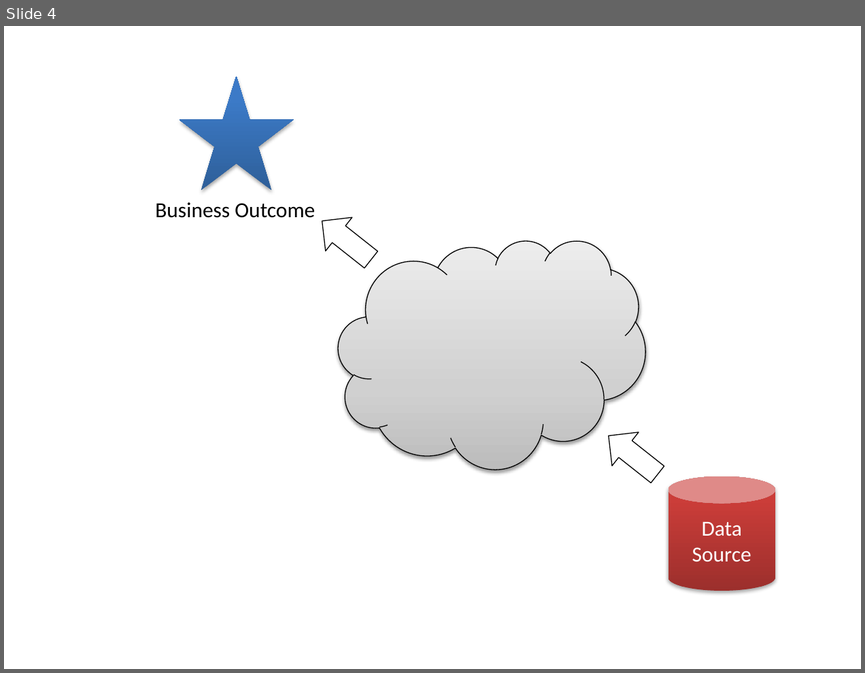
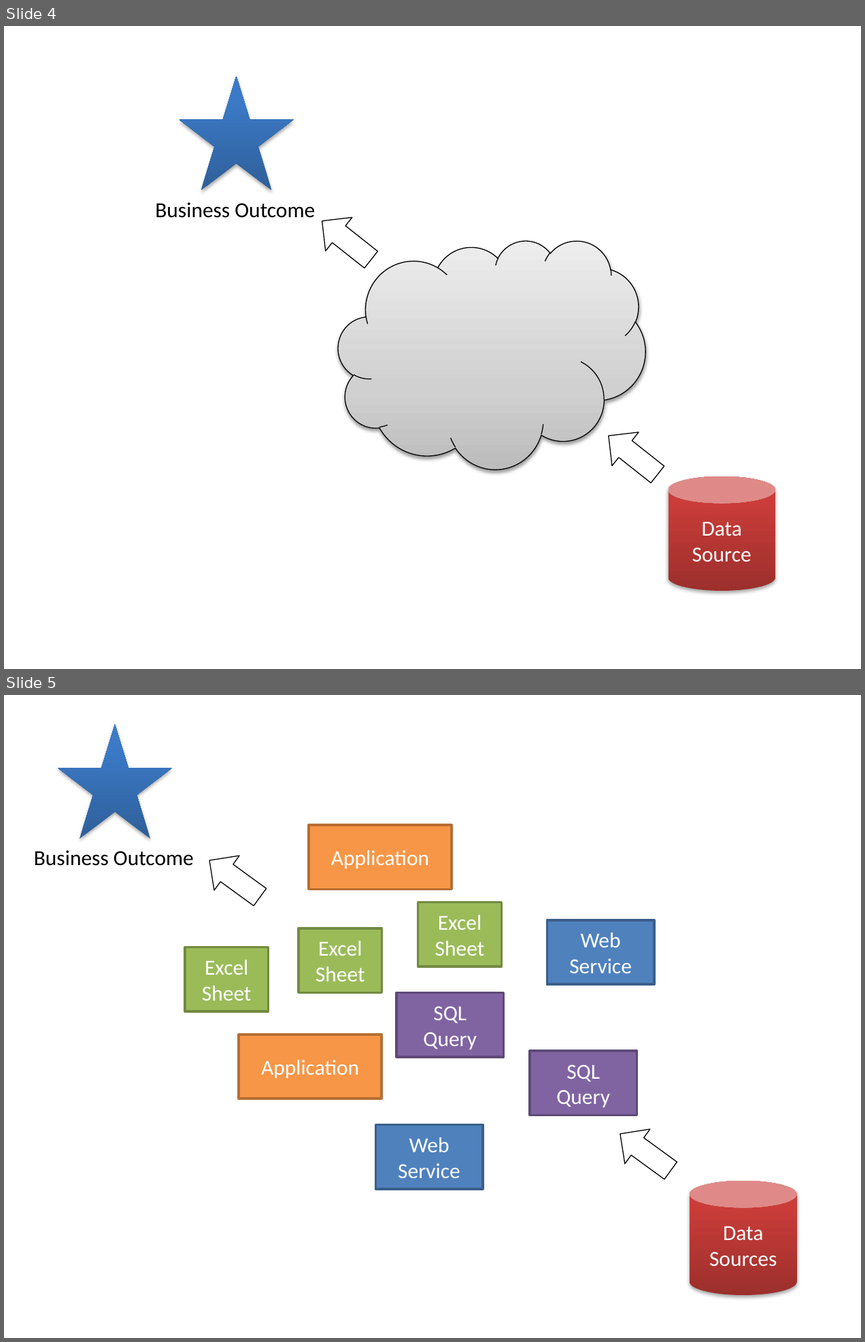
Before and after one commit to linus123/linus123.github.io, a slide deck: src/ServiceOrientedArchitecture/SOA.pptx. Shown one above the other, each under a label of ours: slide 4 before the commit, slides 4 and 5 after it. The pictures are 865x673 and 865x1342 pixels, drawn with LibreOffice and Linux fonts; fonts in the diff are those of the drawing. Boxes give left, top, right and bottom in pixels: in the first picture for what was removed or moved away, otherwise in the second. Text is boxed around its words. In the diff, an @@ line names an element or a change of style, - is before the commit and + after.

Commit message:
Added data distribution

```diff
--- a/src/ServiceOrientedArchitecture/SOA.pptx
+++ b/src/ServiceOrientedArchitecture/SOA.pptx
@@ slide 5 added at box(4, 695, 861, 1338), background #FFFFFF @@
@@ star added at box(58, 724, 172, 838), fill gradient #2F5F99 to #3D7CC7 to #3A7CCB @@
@@ rectangle added at box(309, 824, 452, 889), fill #F79646, outline #B76F34 2 pt, 18 pt, text #FFFFFF @@
+Application
@@ text added at box(34, 850, 194, 866), 18 pt, text #000000 @@
+Business Outcome
@@ down arrow added at box(196, 843, 273, 915), outline #000000 0.75 pt @@
@@ rectangle added at box(418, 902, 501, 966), fill #9BBB59, outline #738A42 2 pt, 18 pt, text #FFFFFF @@
+Excel Sheet
@@ rectangle added at box(298, 928, 382, 992), fill #9BBB59, outline #738A42 2 pt, 18 pt, text #FFFFFF @@
+Excel Sheet
@@ rectangle added at box(547, 920, 654, 985), fill #4F81BD, outline #3A5F8C 2 pt, 18 pt, text #FFFFFF @@
+Web Service
@@ rectangle added at box(185, 947, 268, 1011), fill #9BBB59, outline #738A42 2 pt, 18 pt, text #FFFFFF @@
+Excel Sheet
@@ rectangle added at box(396, 992, 504, 1057), fill #8064A2, outline #5F4A78 2 pt, 18 pt, text #FFFFFF @@
+SQL Query
@@ rectangle added at box(239, 1034, 382, 1098), fill #F79646, outline #B76F34 2 pt, 18 pt, text #FFFFFF @@
+Application
@@ rectangle added at box(529, 1051, 636, 1115), fill #8064A2, outline #5F4A78 2 pt, 18 pt, text #FFFFFF @@
+SQL Query
@@ down arrow added at box(607, 1117, 683, 1188), outline #000000 0.75 pt @@
@@ rectangle added at box(376, 1124, 483, 1189), fill #4F81BD, outline #3A5F8C 2 pt, 18 pt, text #FFFFFF @@
+Web Service
@@ cylinder added at box(689, 1181, 797, 1295), fill gradient #9C2F2D to #CB3E3A to #CE3B37, 18 pt, text #FFFFFF @@
+Data Sources
```
Also in this commit, not shown: 7 other slides added, 10 other files.
